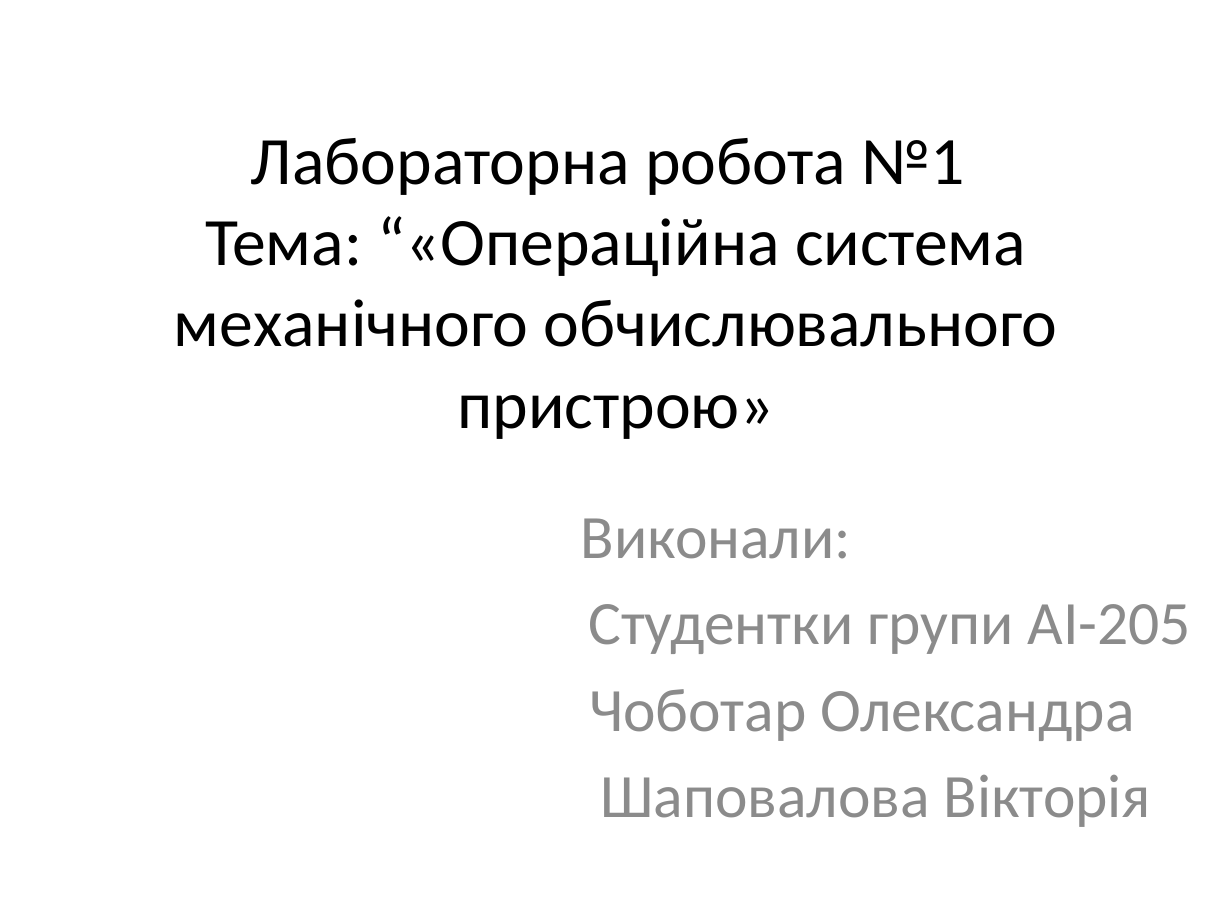
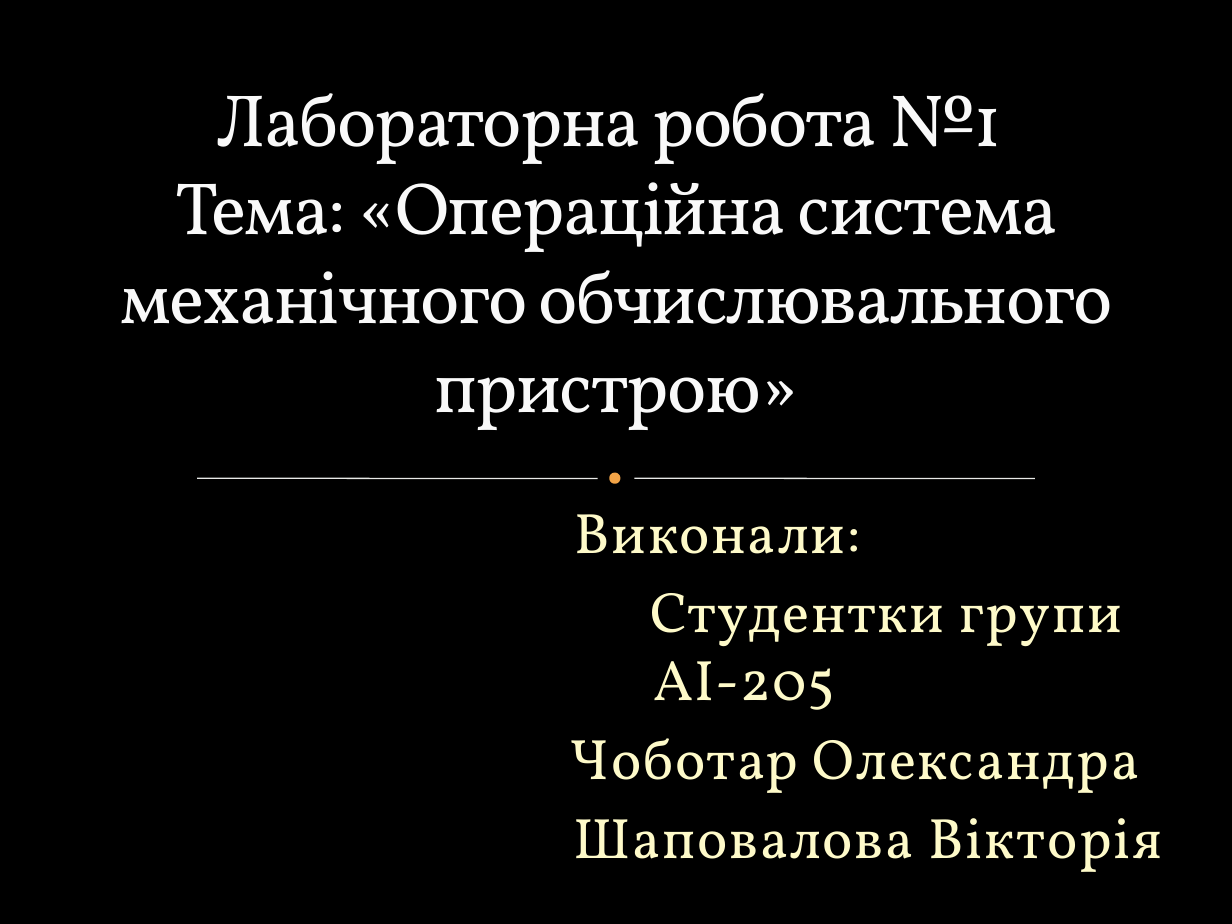
Before and after one commit to bastard2/Operating-System.-Laboratory-Work-1, a slide deck: slide 1 of ос.pptx. Drawn at 1232x924 pixels with LibreOffice and Linux fonts; fonts in the diff are those of the drawing; background and template pictures are left out. Boxes give left, top, right and bottom in pixels: in the first picture for what was removed or moved away, otherwise in the second. Text is boxed around its words. In the diff, an @@ line names an element or a change of style, - is before the commit and + after.

```diff
--- a/ос.pptx
+++ b/ос.pptx
@@ background #FFFFFF to picture (left out) @@
@@ title "Лабораторна робота №1 Тема: «Операційна ..." at [120,93,1113,430]: vertical alignment middle to bottom @@
@@ title at [120,93,1113,430]: text changed; size 39.6 to 43.2 pt; font Calibri to Vollkorn; text colour #000000 to #F9F9F9 @@
-Лабораторна робота №1
-Тема: “«Операційна система механічного обчислювального пристрою»
+Лабораторна робота №1
+Тема: «Операційна система механічного обчислювального пристрою»
@@ line added from (197, 478) to (598, 478), #E9E9E8 0.75 pt @@
@@ ellipse added at [612,476,618,482], fill #F3A447, outline #F3A447 3 pt @@
@@ line added from (634, 478) to (1035, 478), #E9E9E8 0.75 pt @@
@@ subtitle "Виконали:" at [570,514,1162,872]: size 36 to 33.3 pt, font Calibri to Vollkorn, text colour #8C8C8C to #FEFAC9, letter spacing 0 to 1 pt; less space between paragraphs @@
```
Also in this commit, not shown: 7 other slides changed, 2 slides added, 2 slides removed.
